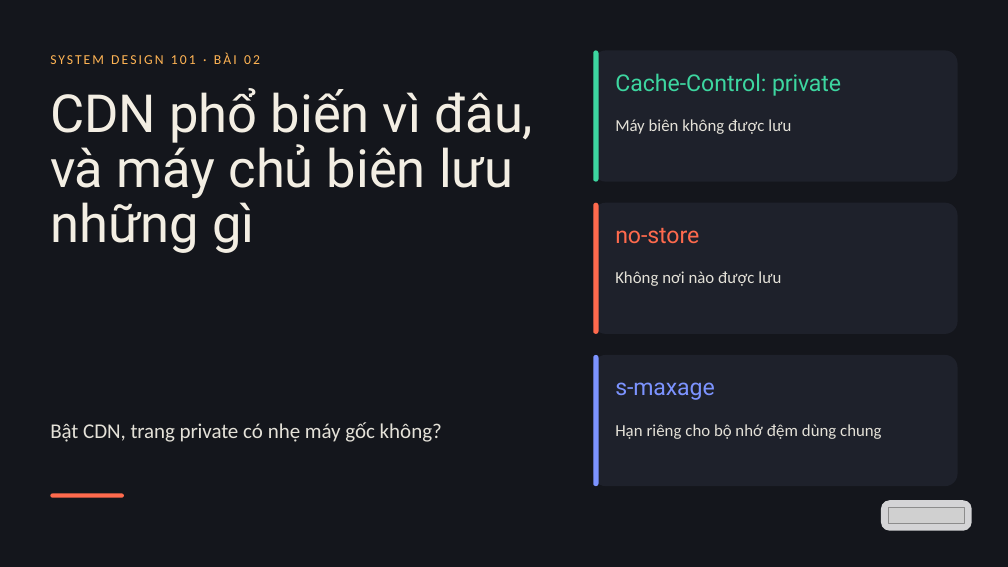
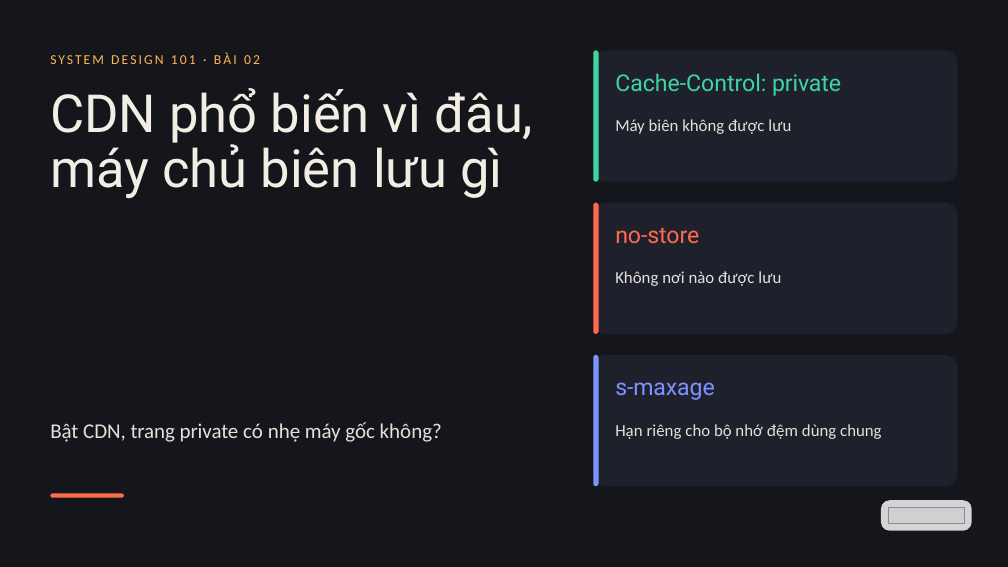
Before and after one commit to vohoailinh90/tool-marketing-studio, a slide deck: slide 1 of system-design-101/vi/lessons/sd-06-002/slides/sd-06-002.pptx. Drawn at 1008x567 pixels with LibreOffice and Linux fonts; fonts in the diff are those of the drawing; grey boxes stand for pictures. Boxes give left, top, right and bottom in pixels: in the first picture for what was removed or moved away, otherwise in the second. Text is boxed around its words. In the diff, an @@ line names an element or a change of style, - is before the commit and + after.

```diff
--- a/system-design-101/vi/lessons/sd-06-002/slides/sd-06-002.pptx
+++ b/system-design-101/vi/lessons/sd-06-002/slides/sd-06-002.pptx
@@ text at bbox=[50, 88, 533, 198]: text changed @@
-CDN phổ biến vì đâu, và máy chủ biên lưu những gì
+CDN phổ biến vì đâu, máy chủ biên lưu gì
```
Also in this commit, not shown: 3 other files.
